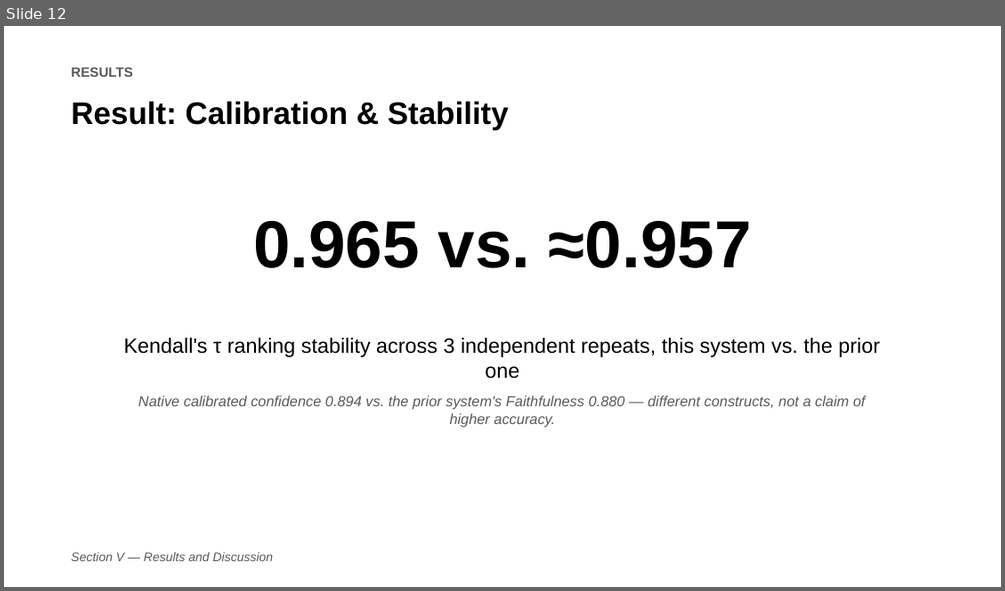
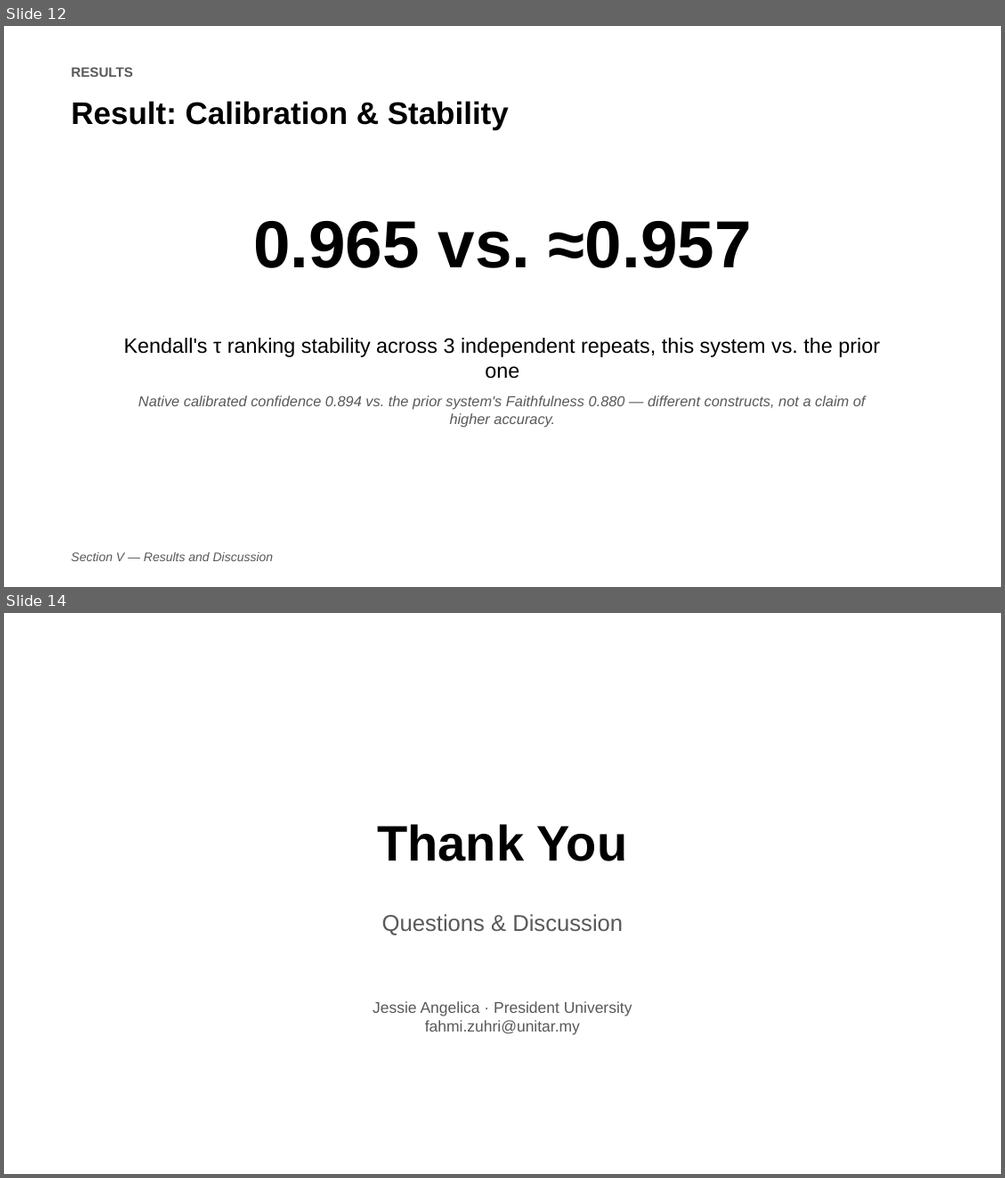
Before and after one commit to jessieangelicauni/hire-rank, a slide deck: docs/presentation/icaides2026_jev.pptx. Shown one above the other, each under a label of ours: slide 12 before the commit, slides 12 and 14 after it; the slides between them are not shown. The pictures are 1005x591 and 1005x1178 pixels, drawn with LibreOffice and Linux fonts; fonts in the diff are those of the drawing. Boxes give left, top, right and bottom in pixels: in the first picture for what was removed or moved away, otherwise in the second. Text is boxed around its words. In the diff, an @@ line names an element or a change of style, - is before the commit and + after.

```diff
--- a/docs/presentation/icaides2026_jev.pptx
+++ b/docs/presentation/icaides2026_jev.pptx
@@ slide 14 added at box(4, 613, 1001, 1174), background #FFFFFF @@
@@ text added at box(377, 824, 628, 861), 48 pt, text #000000, bold @@
+Thank You
@@ text added at box(382, 914, 623, 935), 22 pt, text #595959 @@
+Questions & Discussion
@@ text added at box(372, 1001, 632, 1035), 15 pt, text #595959 @@
+Jessie Angelica · President University
+fahmi.zuhri@unitar.my
```
Also in this commit, not shown: 1 other slide added, 1 other file.
